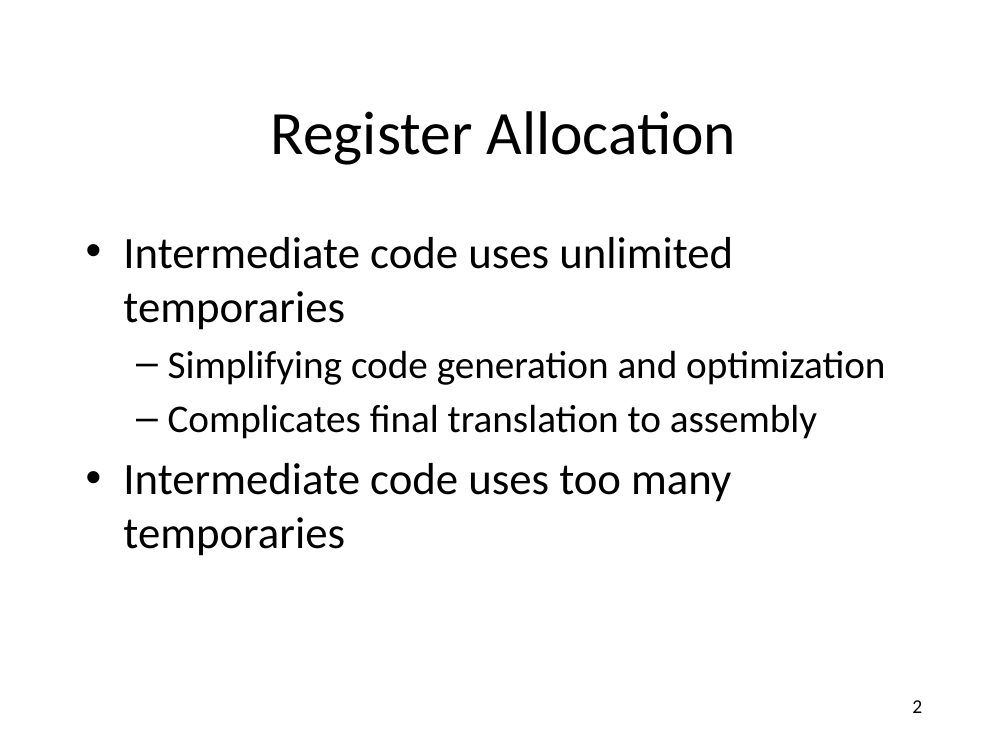
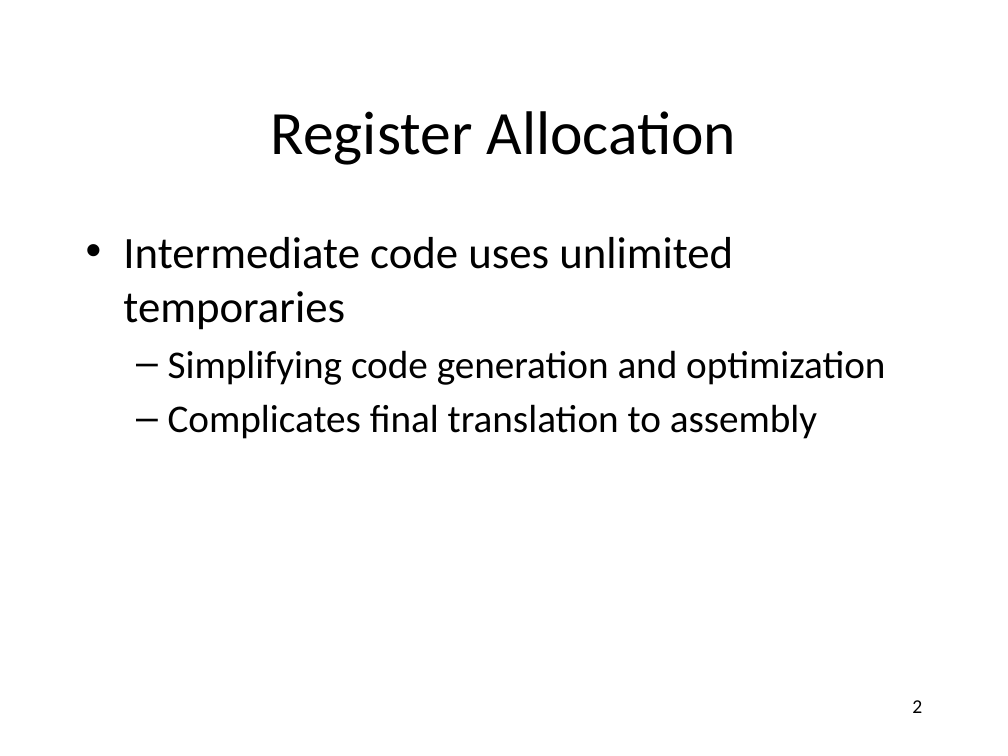
Before and after one commit to anoopsarkar/compilers-class, a slide deck: slide 2 of assets/ppt/opt/regalloc.pptx. Drawn at 1008x756 pixels with LibreOffice and Linux fonts; fonts in the diff are those of the drawing. Boxes give left, top, right and bottom in pixels: in the first picture for what was removed or moved away, otherwise in the second. Text is boxed around its words. In the diff, an @@ line names an element or a change of style, - is before the commit and + after.

```diff
--- a/assets/ppt/opt/regalloc.pptx
+++ b/assets/ppt/opt/regalloc.pptx
@@ text at bbox=[123, 463, 731, 556]: paragraph removed @@
-• Intermediate code uses too many temporaries
```
Also in this commit, not shown: 1 other slide changed, 2 other files.
